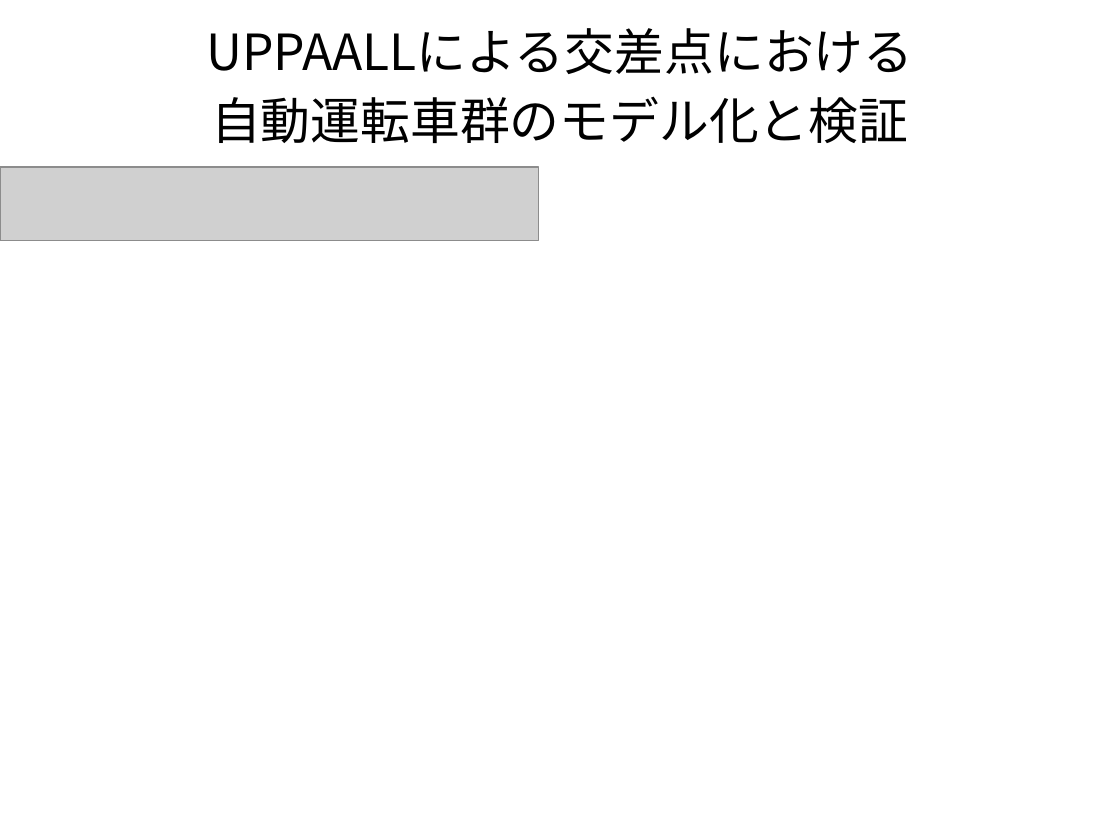
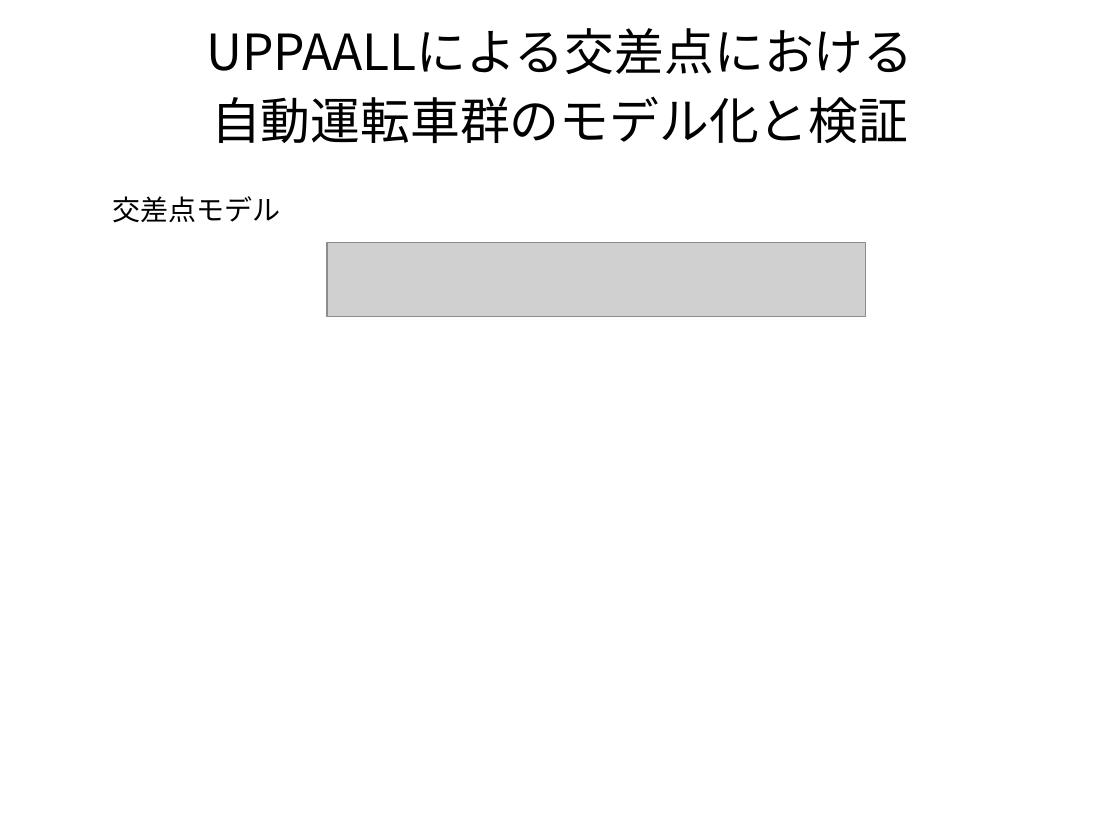
Before and after one commit to Sahara62/SSI2019, a slide deck: slide 1 of ssi19shortP.pptx. Drawn at 1120x840 pixels with LibreOffice and Linux fonts; fonts in the diff are those of the drawing; grey boxes stand for pictures. Boxes give left, top, right and bottom in pixels: in the first picture for what was removed or moved away, otherwise in the second. Text is boxed around its words. In the diff, an @@ line names an element or a change of style, - is before the commit and + after.

Commit message:
Update ssi19shortP.pptx
月曜までに完成させる

```diff
--- a/ssi19shortP.pptx
+++ b/ssi19shortP.pptx
@@ text added at (113,196,281,223), 18 pt, text #000000 @@
+交差点モデル
@@ picture: place and size @@
-picture at (0,167,539,241)
+picture at (327,243,866,317)
```
